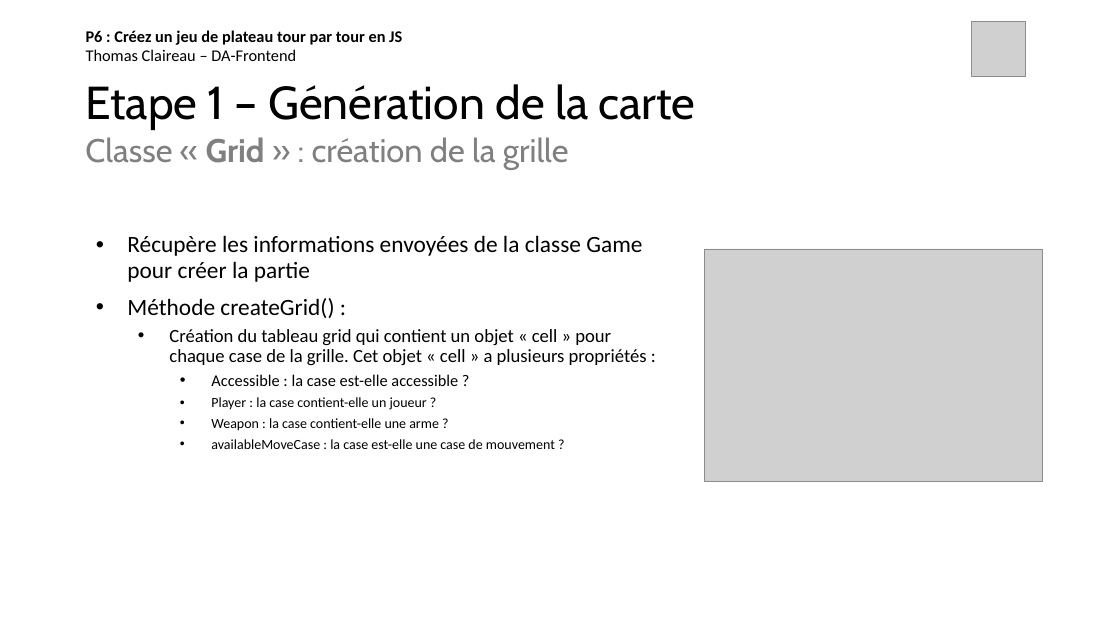
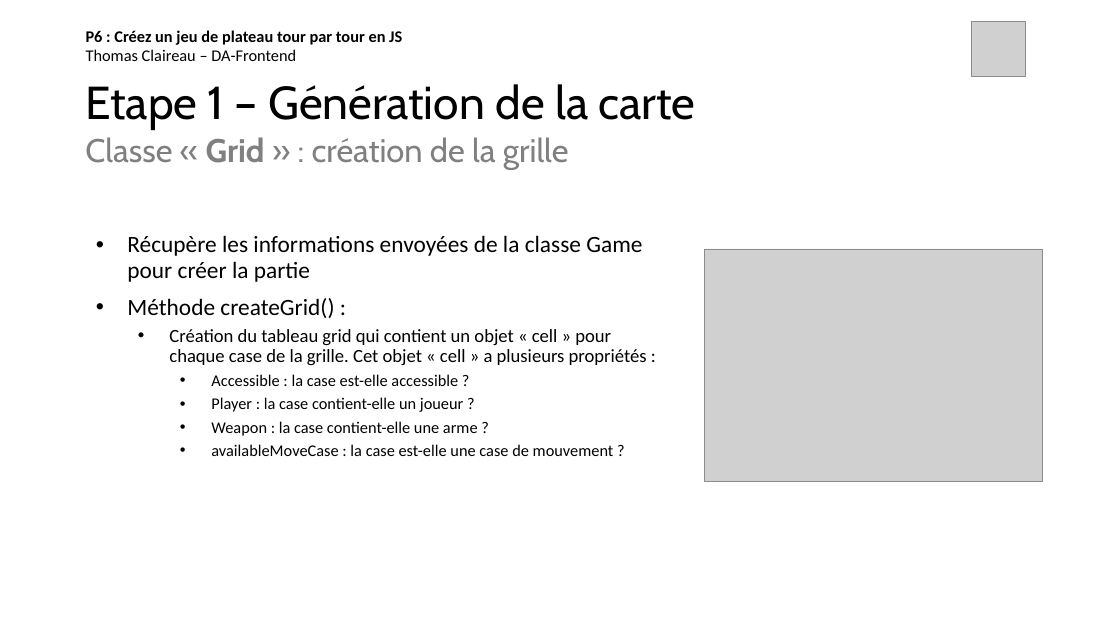
Before and after one commit to thomas-claireau/P6-Openclassrooms, a slide deck: slide 7 of Présentation P6 - OpenClassrooms.pptx. Drawn at 1120x630 pixels with LibreOffice and Linux fonts; fonts in the diff are those of the drawing; grey boxes stand for pictures. Boxes give left, top, right and bottom in pixels: in the first picture for what was removed or moved away, otherwise in the second. Text is boxed around its words. In the diff, an @@ line names an element or a change of style, - is before the commit and + after.

```diff
--- a/Présentation P6 - OpenClassrooms.pptx
+++ b/Présentation P6 - OpenClassrooms.pptx
@@ text at (211, 397, 614, 456): size 12 to 14 pt in "Player : la case contient-elle un joueur ...", "Weapon : la case contient-elle une arme ...", "availableMoveCase : la case est-elle une case ..." @@
```
Also in this commit, not shown: 4 other slides changed.
